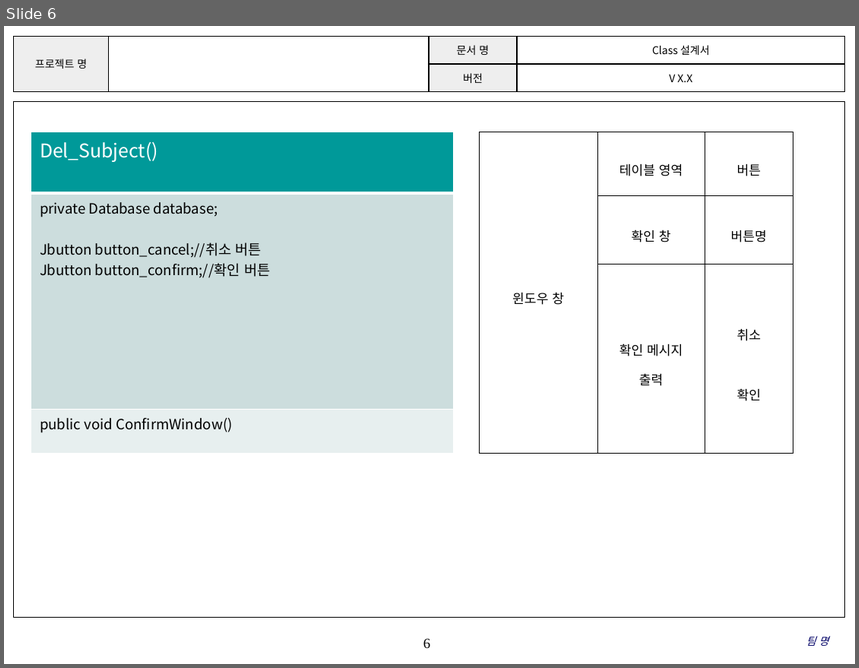
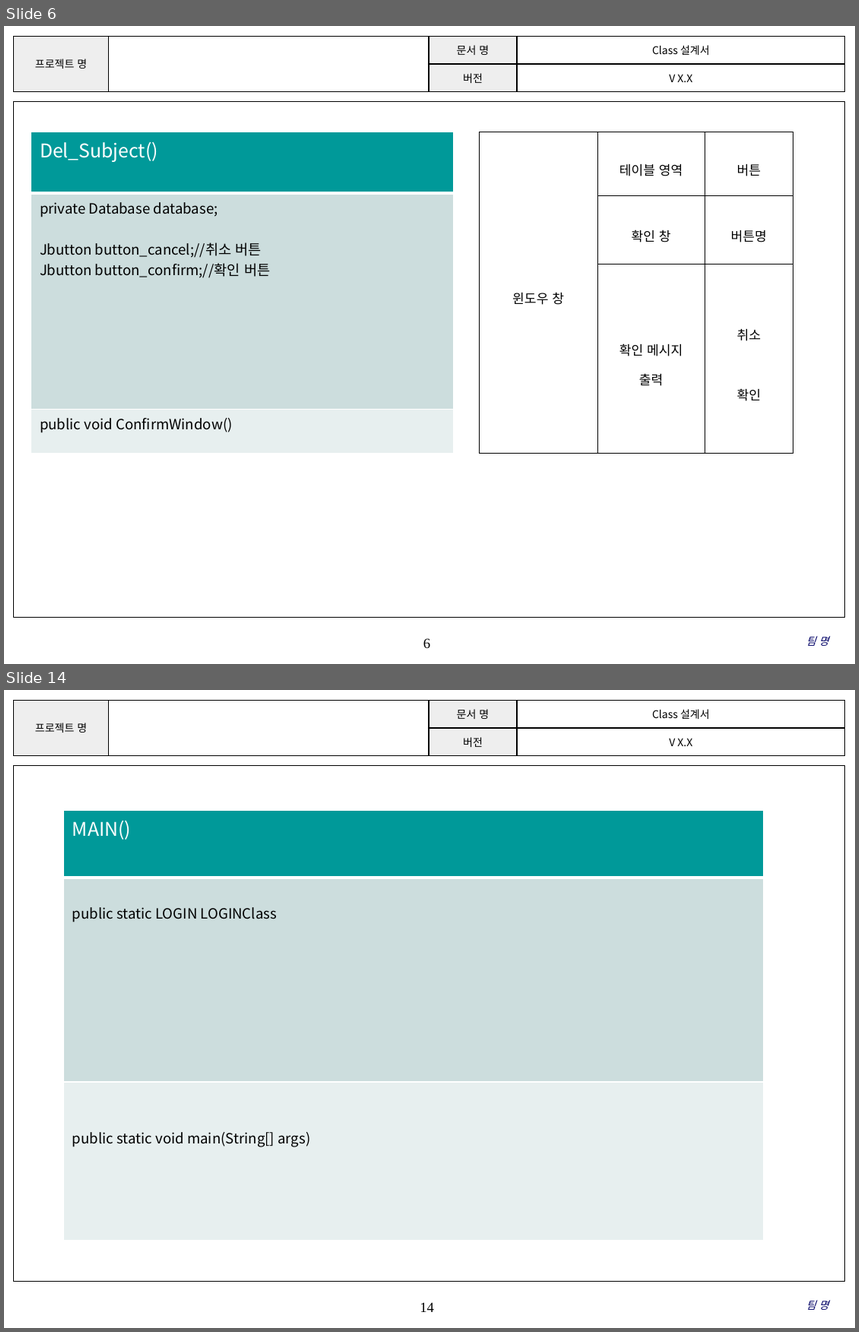
Before and after one commit to SE-admin/SE2017_2_mixharmony, a slide deck: doc/3_ 설계서/Class Design.pptx. Shown one above the other, each under a label of ours: slide 6 before the commit, slides 6 and 14 after it; the slides between them are not shown. The pictures are 859x668 and 859x1332 pixels, drawn with LibreOffice and Linux fonts; fonts in the diff are those of the drawing; background and template pictures are left out. Boxes give left, top, right and bottom in pixels: in the first picture for what was removed or moved away, otherwise in the second. Text is boxed around its words. In the diff, an @@ line names an element or a change of style, - is before the commit and + after.

Commit message:
#862 CLASS설계서 초안작성(LOGIN,OUT,ALARM관련 CLASS)

```diff
--- a/doc/3_ 설계서/Class Design.pptx
+++ b/doc/3_ 설계서/Class Design.pptx
@@ slide 14 added at [4,690,855,1328], background #FFFFFF; not listed: 3 template elements that a slide beside it also shows @@
@@ table added at [63,810,763,1241], 3 rows, 1 columns @@
+MAIN()
+public static LOGIN LOGINClass
+public static void main(String[] args)
@@ text added at [807,1301,829,1310], 9 pt, text #000066, italic @@
+팀 명
```
Also in this commit, not shown: 3 slides changed, 6 other slides added.
